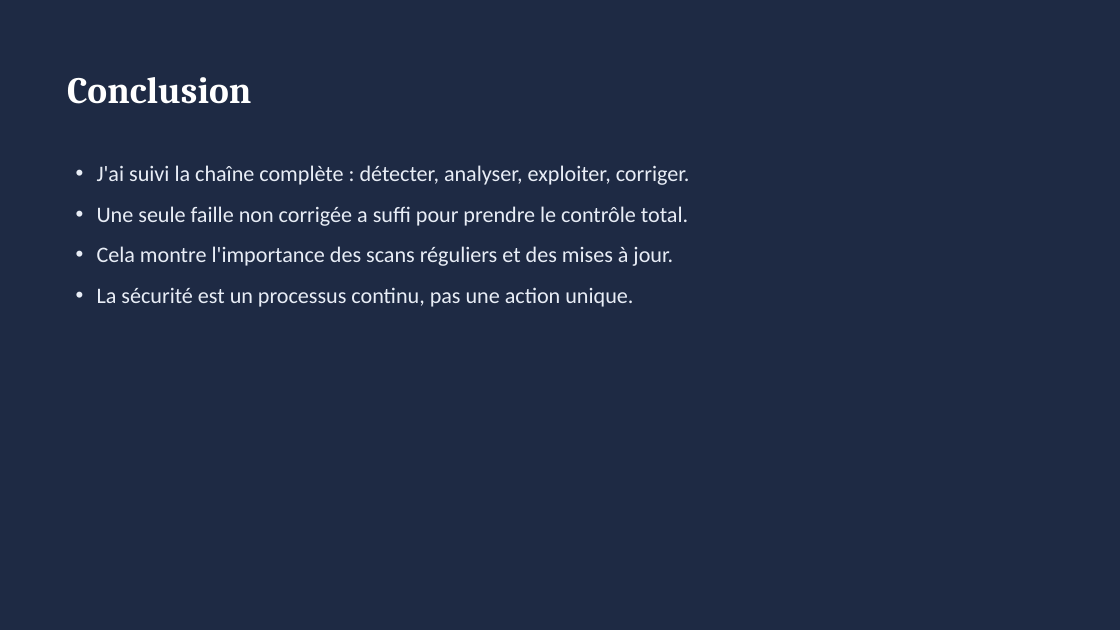
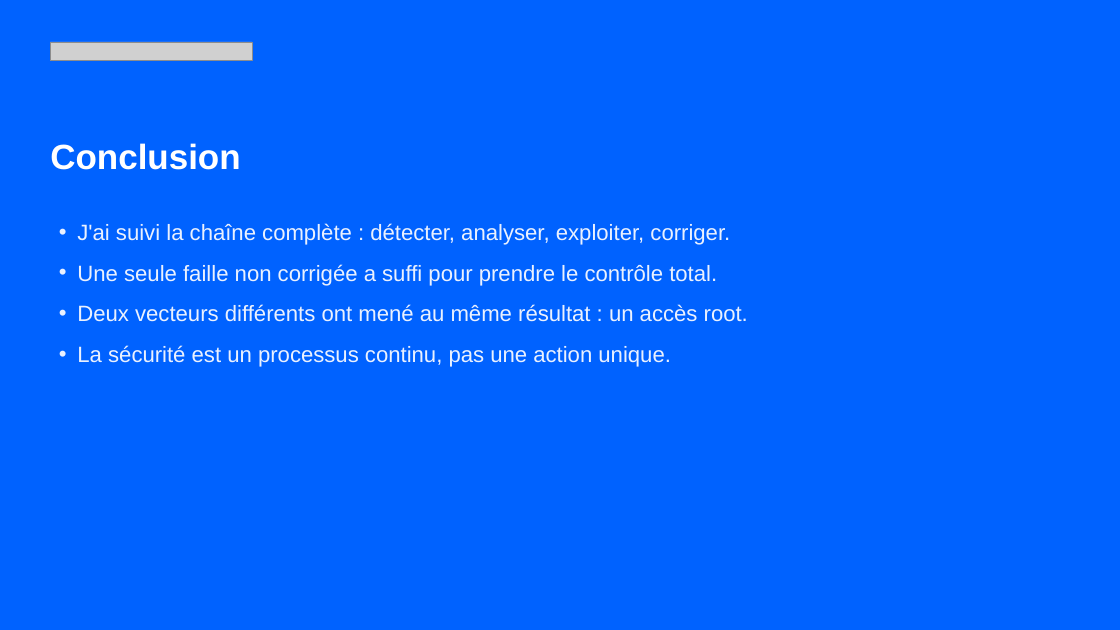
Before and after one commit to samet-ari/nessus-metasploit-lab, a slide deck: slide 13 of presentation/Presentation_Nessus_Metasploit.pptx (slide 12 before the commit). Drawn at 1120x630 pixels with LibreOffice and Linux fonts; fonts in the diff are those of the drawing; grey boxes stand for pictures. Boxes give left, top, right and bottom in pixels: in the first picture for what was removed or moved away, otherwise in the second. Text is boxed around its words. In the diff, an @@ line names an element or a change of style, - is before the commit and + after.

Commit message:
Mettre a jour la presentation (charte La Plateforme_ + captures)

```diff
--- a/presentation/Presentation_Nessus_Metasploit.pptx
+++ b/presentation/Presentation_Nessus_Metasploit.pptx
@@ background #1E2A44 to #0062FF @@
@@ picture added at [50,42,252,61] @@
@@ text "Conclusion": place and size @@
-text "Conclusion" at [67,77,251,104]
+text "Conclusion" at [50,143,240,170]
@@ text "Conclusion" at [50,143,240,170]: size 32 to 30 pt, font Cambria to Arial @@
@@ text "J'ai suivi la chaîne complète ...": place and size @@
-text "J'ai suivi la chaîne complète ..." at [97,165,690,307]
+text "J'ai suivi la chaîne complète ..." at [77,223,748,367]
@@ text at [77,223,730,367]: font Calibri to Arial, text colour #E8EDF6 to #EAF1FF in "J'ai suivi la chaîne complète : détecter, ...", "Une seule faille non corrigée a suffi ...", "La sécurité est un processus continu, pas ..."; indent changed @@
@@ text at [77,304,748,322]: text changed; font Calibri to Arial; text colour #E8EDF6 to #EAF1FF @@
-• Cela montre l'importance des scans réguliers et des mises à jour.
+• Deux vecteurs différents ont mené au même résultat : un accès root.
```
Also in this commit, not shown: 9 other slides changed, 4 slides added, 3 slides removed.
